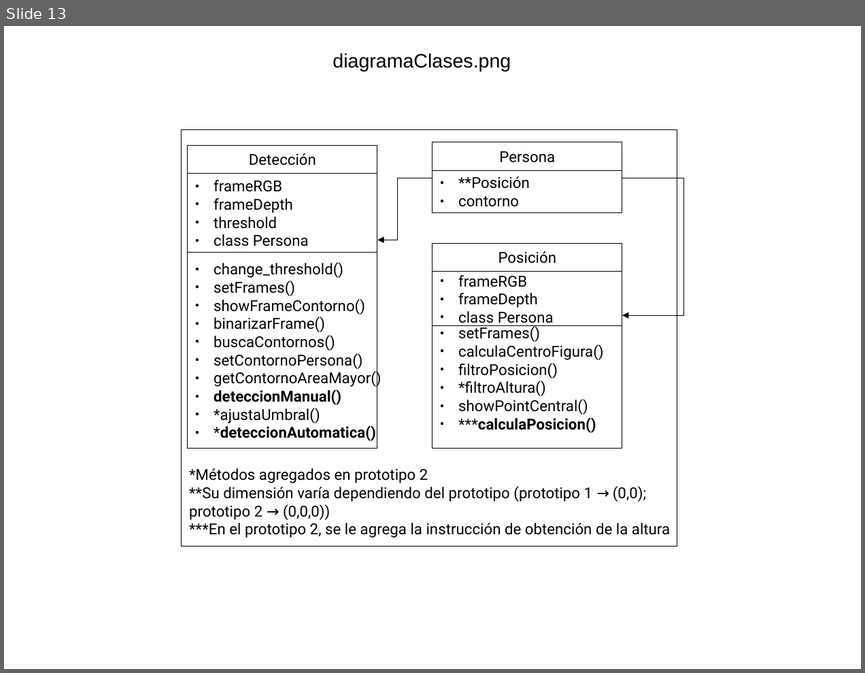
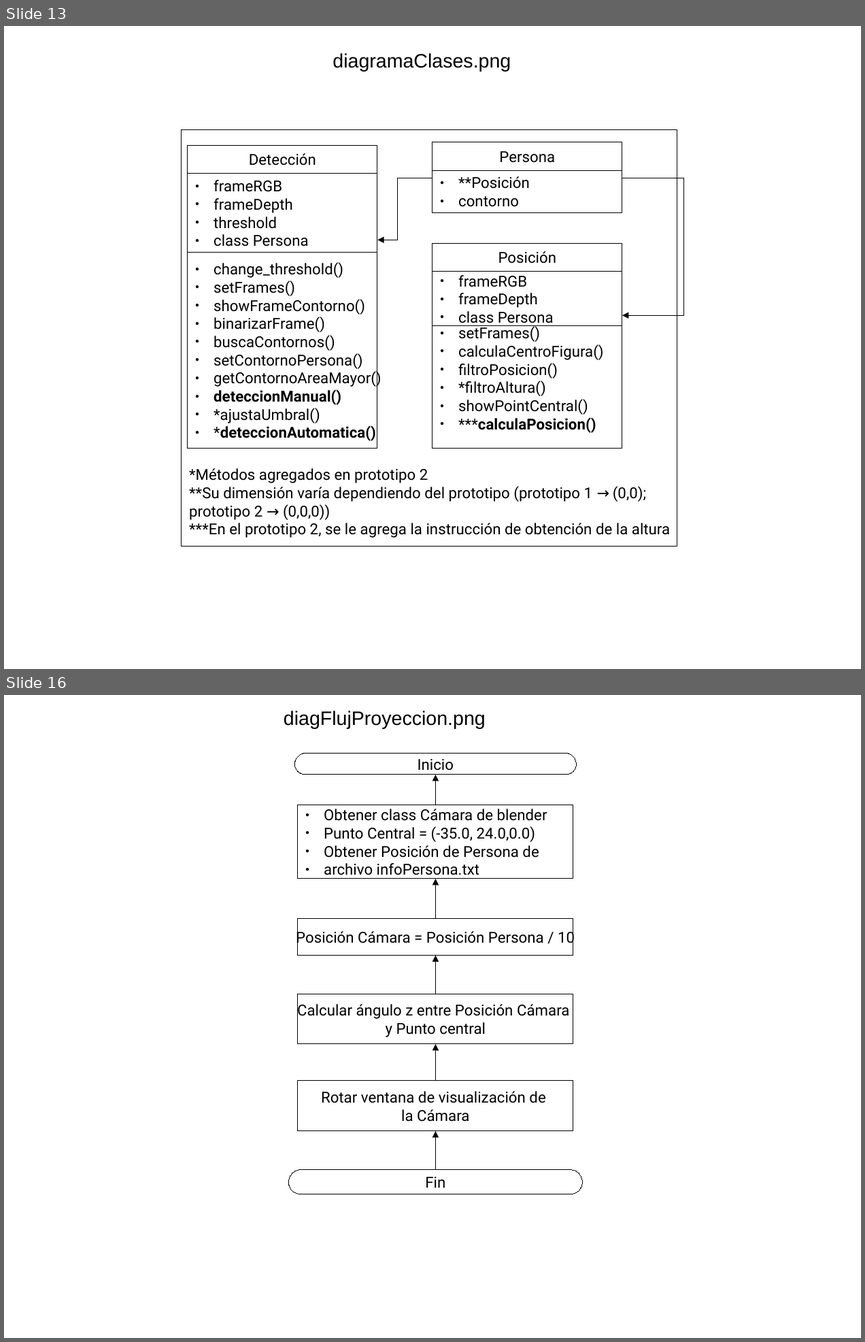
Before and after one commit to yadyguitar/Tesis, a slide deck: documentación/tesis/Diagramas.odp. Shown one above the other, each under a label of ours: slide 13 before the commit, slides 13 and 16 after it; the slides between them are not shown. The pictures are 865x673 and 865x1342 pixels, drawn with LibreOffice and Linux fonts; fonts in the diff are those of the drawing. Boxes give left, top, right and bottom in pixels: in the first picture for what was removed or moved away, otherwise in the second. Text is boxed around its words. In the diff, an @@ line names an element or a change of style, - is before the commit and + after.

```diff
--- a/documentación/tesis/Diagramas.odp
+++ b/documentación/tesis/Diagramas.odp
@@ slide 16 added at [4, 695, 861, 1338], background #FFFFFF @@
@@ text added at [283, 711, 485, 729], 18 pt, text #000000 @@
+diagFlujProyeccion.png
@@ rounded rectangle added at [295, 753, 577, 775], fill #FFFFFF, outline #000000 0 pt, 14 pt, text #000000 @@
+Inicio
@@ elbow arrow added from (436, 805) to (436, 775), #000000 0 pt @@
@@ rectangle added at [298, 805, 573, 879], fill #FFFFFF, outline #000000 0 pt, 14 pt, text #000000 @@
+● Obtener class Cámara de blender
+● Punto Central = (-35.0, 24.0,0.0)
+● Obtener Posición de Persona de
+● archivo infoPersona.txt
@@ elbow arrow added from (436, 918) to (436, 879), #000000 0 pt @@
@@ rectangle added at [298, 918, 573, 955], fill #FFFFFF, outline #000000 0 pt, 14 pt, text #000000 @@
+Posición Cámara = Posición Persona / 10
@@ elbow arrow added from (436, 994) to (436, 955), #000000 0 pt @@
@@ rectangle added at [298, 994, 573, 1044], fill #FFFFFF, outline #000000 0 pt, 14 pt, text #000000 @@
+Calcular ángulo z entre Posición Cámara
+y Punto central
@@ elbow arrow added from (436, 1081) to (436, 1044), #000000 0 pt @@
@@ rectangle added at [298, 1081, 573, 1131], fill #FFFFFF, outline #000000 0 pt, 14 pt, text #000000 @@
+Rotar ventana de visualización de
+la Cámara
@@ elbow arrow added from (436, 1169) to (436, 1131), #000000 0 pt @@
@@ rounded rectangle added at [288, 1169, 583, 1194], fill #FFFFFF, outline #000000 0 pt, 14 pt, text #000000 @@
+Fin
```
Also in this commit, not shown: 1 slide changed, 5 other slides added, 18 other files.
